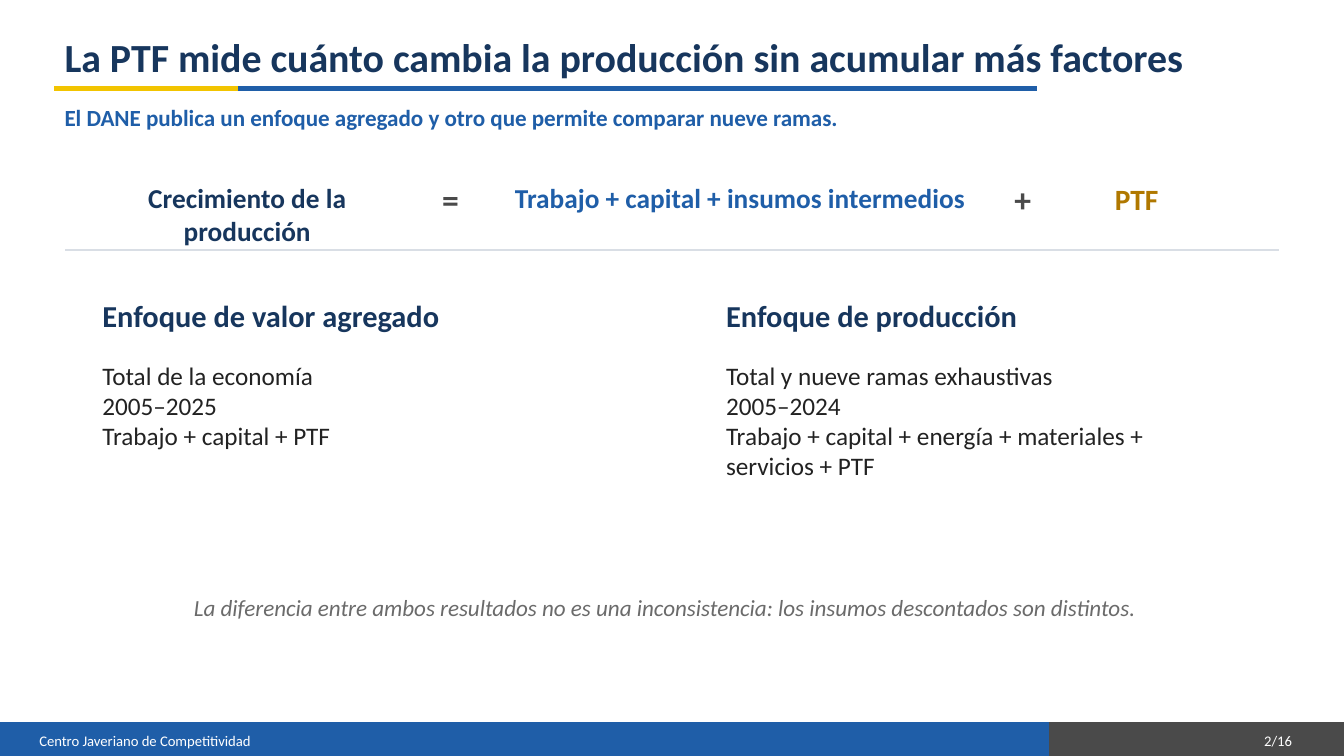
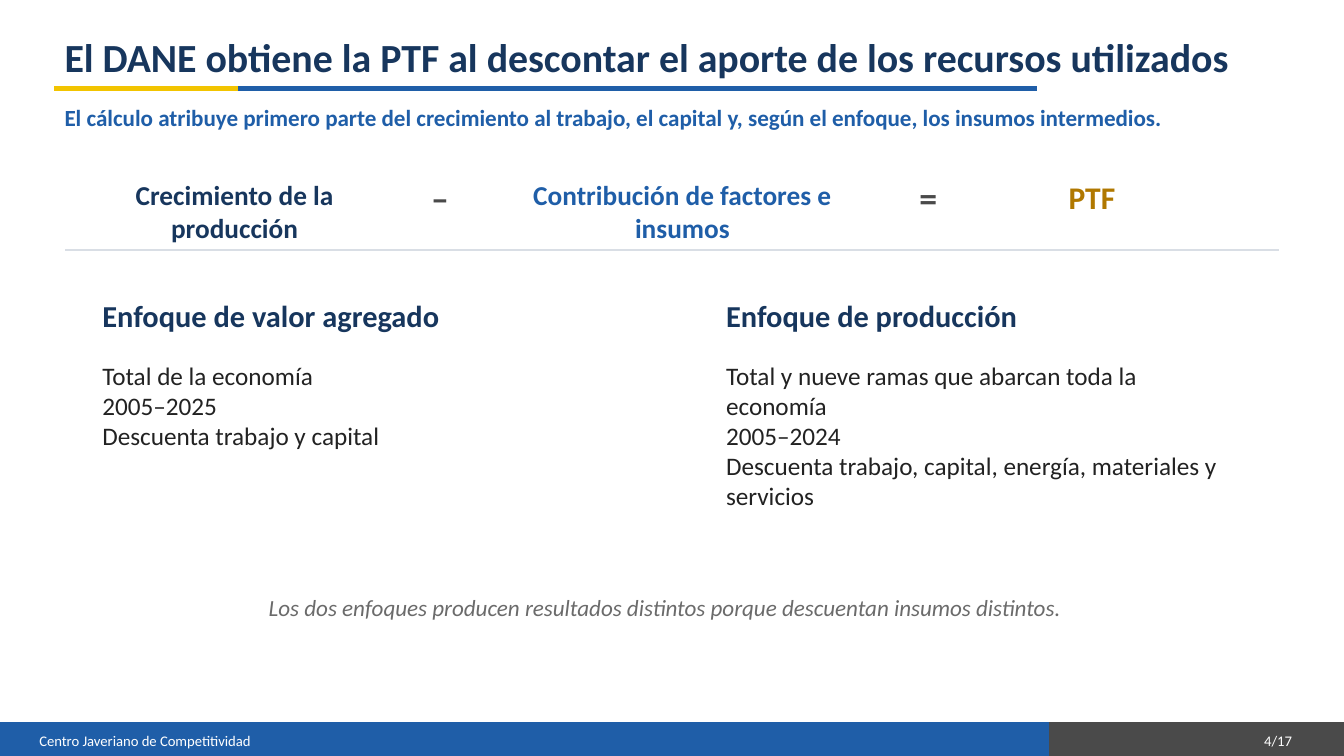
Before and after one commit to oliverpardo1979/informe_ptf, a slide deck: slide 4 of Presentacion_Informe_PTF.pptx (slide 2 before the commit). Drawn at 1344x756 pixels with LibreOffice and Linux fonts; fonts in the diff are those of the drawing. Boxes give left, top, right and bottom in pixels: in the first picture for what was removed or moved away, otherwise in the second. Text is boxed around its words. In the diff, an @@ line names an element or a change of style, - is before the commit and + after.

```diff
--- a/Presentacion_Informe_PTF.pptx
+++ b/Presentacion_Informe_PTF.pptx
@@ text at (65,44,1229,79): text changed @@
-La PTF mide cuánto cambia la producción sin acumular más factores
+El DANE obtiene la PTF al descontar el aporte de los recursos utilizados
@@ text at (65,109,1161,130): text changed @@
-El DANE publica un enfoque agregado y otro que permite comparar nueve ramas.
+El cálculo atribuye primero parte del crecimiento al trabajo, el capital y, según el enfoque, los insumos intermedios.
@@ text "Crecimiento de la producción": place and size @@
-text "Crecimiento de la producción" at (148,189,346,246)
+text "Crecimiento de la producción" at (136,186,333,243)
@@ text at (414,171,465,222): text changed; size 24 to 25.5 pt @@
-=
+–
@@ text at (903,171,954,222): text changed; size 24 to 25.5 pt @@
-+
+=
@@ text "PTF": place and size @@
-text "PTF" at (1115,191,1159,210)
+text "PTF" at (1069,188,1116,209)
@@ text "PTF" at (1069,188,1116,209): size 21 to 22.5 pt @@
@@ text at (533,186,831,239): text changed @@
-Trabajo + capital + insumos intermedios
+Contribución de factores e insumos
@@ text at (726,367,1137,415): text changed @@
-Total y nueve ramas exhaustivas
+Total y nueve ramas que abarcan toda la economía
@@ text at (102,427,380,450): text changed @@
-Trabajo + capital + PTF
+Descuenta trabajo y capital
@@ text at (726,457,1216,505): text changed @@
-Trabajo + capital + energía + materiales + servicios + PTF
+Descuenta trabajo, capital, energía, materiales y servicios
@@ text at (269,600,1060,620): text changed @@
-La diferencia entre ambos resultados no es una inconsistencia: los insumos descontados son distintos.
+Los dos enfoques producen resultados distintos porque descuentan insumos distintos.
@@ text at (1264,736,1292,747): text changed @@
-2/16
+4/17
```
Also in this commit, not shown: 14 other slides changed, 1 slide added.
